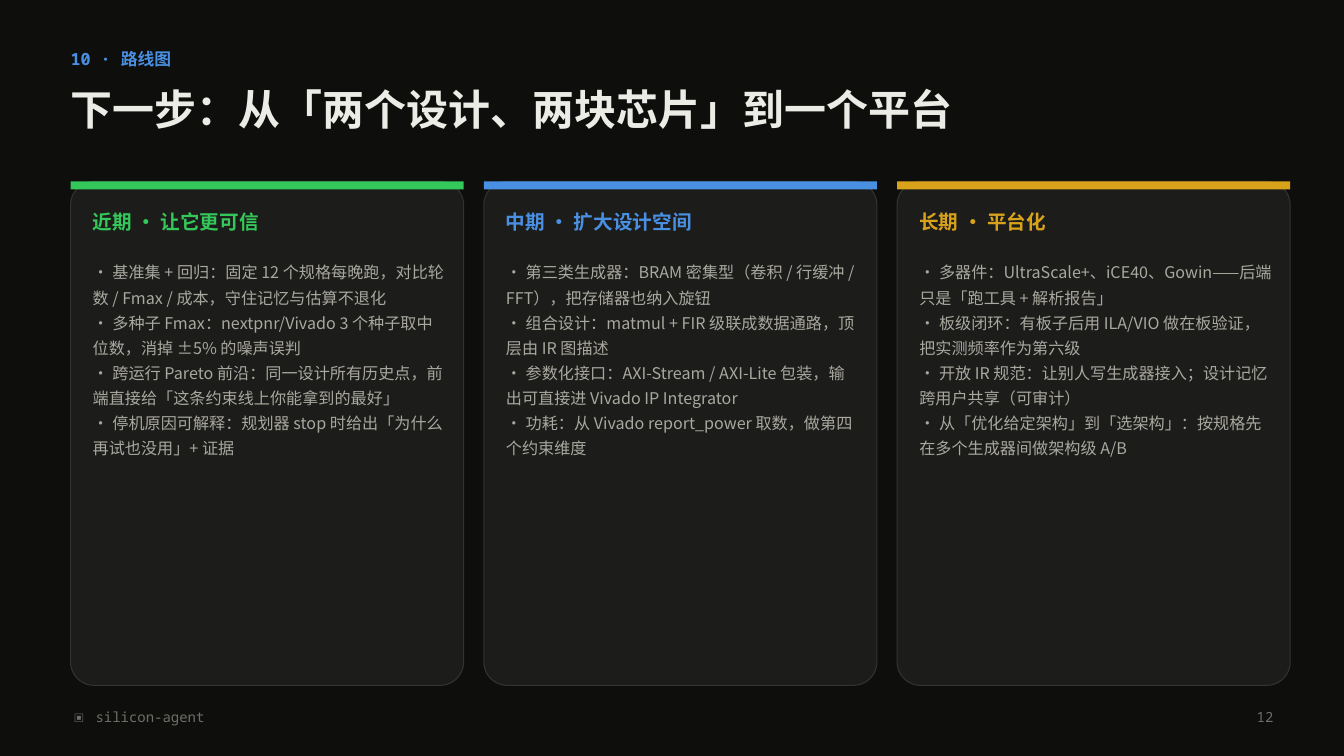
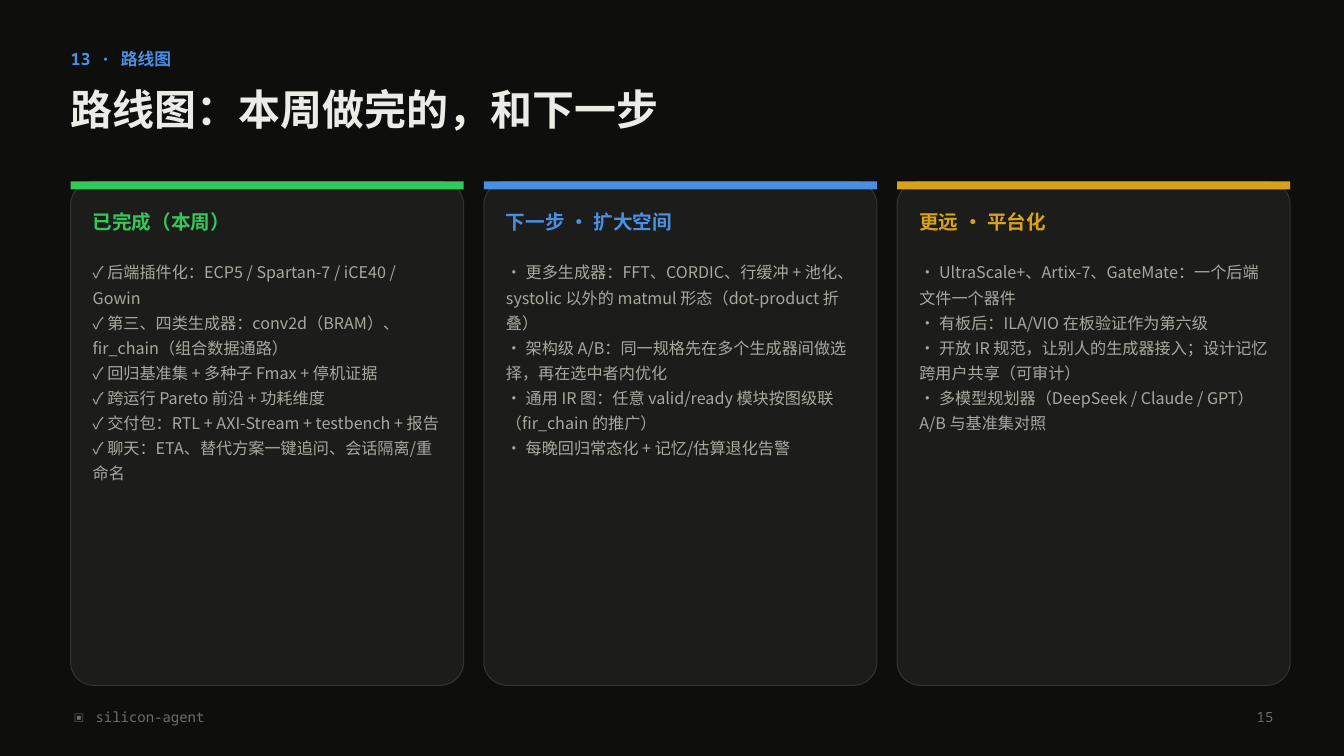
Before and after one commit to Last-emo-boy/SILVOLUTION, a slide deck: slide 15 of docs/silicon-agent-pitch.pptx (slide 12 before the commit). Drawn at 1344x756 pixels with LibreOffice and Linux fonts; fonts in the diff are those of the drawing. Boxes give left, top, right and bottom in pixels: in the first picture for what was removed or moved away, otherwise in the second. Text is boxed around its words. In the diff, an @@ line names an element or a change of style, - is before the commit and + after.

```diff
--- a/docs/silicon-agent-pitch.pptx
+++ b/docs/silicon-agent-pitch.pptx
@@ text at (71, 51, 171, 67): text changed @@
-10 · 路线图
+13 · 路线图
@@ text at (71, 89, 659, 131): text changed @@
-下一步：从「两个设计、两块芯片」到一个平台
+路线图：本周做完的，和下一步
@@ text at (93, 212, 230, 231): text changed @@
-近期 · 让它更可信
+已完成（本周）
@@ text at (506, 212, 672, 231): text changed @@
-中期 · 扩大设计空间
+下一步 · 扩大空间
@@ text at (919, 212, 1046, 231): text changed @@
-长期 · 平台化
+更远 · 平台化
@@ text at (93, 264, 439, 480): text changed @@
-• 基准集 + 回归：固定 12 个规格每晚跑，对比轮数 / Fmax / 成本，守住记忆与估算不退化
-• 多种子 Fmax：nextpnr/Vivado 3 个种子取中位数，消掉 ±5% 的噪声误判
-• 跨运行 Pareto 前沿：同一设计所有历史点，前端直接给「这条约束线上你能拿到的最好」
-• 停机原因可解释：规划器 stop 时给出「为什么再试也没用」+ 证据
+✓ 后端插件化：ECP5 / Spartan-7 / iCE40 / Gowin
+✓ 第三、四类生成器：conv2d（BRAM）、fir_chain（组合数据通路）
+✓ 回归基准集 + 多种子 Fmax + 停机证据
+✓ 跨运行 Pareto 前沿 + 功耗维度
+✓ 交付包：RTL + AXI-Stream + testbench + 报告
+✓ 聊天：ETA、替代方案一键追问、会话隔离/重命名
@@ text at (506, 264, 853, 457): text changed @@
-• 第三类生成器：BRAM 密集型（卷积 / 行缓冲 / FFT），把存储器也纳入旋钮
-• 组合设计：matmul + FIR 级联成数据通路，顶层由 IR 图描述
-• 参数化接口：AXI-Stream / AXI-Lite 包装，输出可直接进 Vivado IP Integrator
-• 功耗：从 Vivado report_power 取数，做第四个约束维度
+• 更多生成器：FFT、CORDIC、行缓冲 + 池化、systolic 以外的 matmul 形态（dot-product 折叠）
+• 架构级 A/B：同一规格先在多个生成器间做选择，再在选中者内优化
+• 通用 IR 图：任意 valid/ready 模块按图级联（fir_chain 的推广）
+• 每晚回归常态化 + 记忆/估算退化告警
@@ text at (919, 264, 1267, 432): text changed @@
-• 多器件：UltraScale+、iCE40、Gowin——后端只是「跑工具 + 解析报告」
-• 板级闭环：有板子后用 ILA/VIO 做在板验证，把实测频率作为第六级
-• 开放 IR 规范：让别人写生成器接入；设计记忆跨用户共享（可审计）
-• 从「优化给定架构」到「选架构」：按规格先在多个生成器间做架构级 A/B
+• UltraScale+、Artix-7、GateMate：一个后端文件一个器件
+• 有板后：ILA/VIO 在板验证作为第六级
+• 开放 IR 规范，让别人的生成器接入；设计记忆跨用户共享（可审计）
+• 多模型规划器（DeepSeek / Claude / GPT）A/B 与基准集对照
@@ text at (1257, 712, 1274, 722): text changed @@
-12
+15
```
Also in this commit, not shown: 5 other slides changed, 3 slides added, 7 other files.
